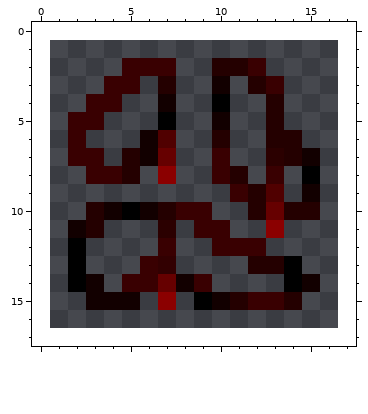
Pixel-art sprite -- src/main/resources/assets/dndreams/textures/mob_effect/agony.png. The picture above is the old version.
The file is 16x16 pixels. Colours within 5 levels of each other are drawn and written as one. The old version is drawn lined up with the new one, on the new canvas.
The result:
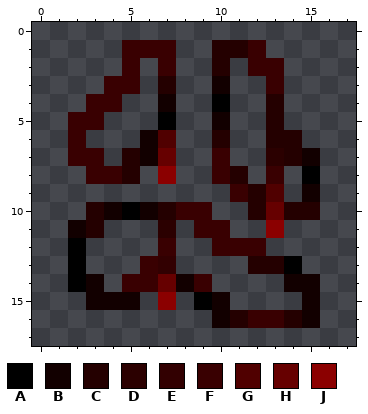
Palette (. is transparent): A #000000  B #120000  C #240000  D #2b0000  E #320001  F #390001  G #500000  H #660000  J #8b0000
The edit:
canvas 16x16 -> 18x18, the old top-left corner now at 1,1
Changed rows in their new state; - is an unchanged pixel.
first column x 5:
 1 FFF--CCF-
 2 -.----.-F
 3 -------.-
first column x 10:
14 ----B-
15 -....B
16 BCFFCB
Boxes around the changes in both pictures, in picture pixels (x1, y1, x2, y2):
changed: (122, 40, 284, 94)
changed: (212, 274, 320, 328)
